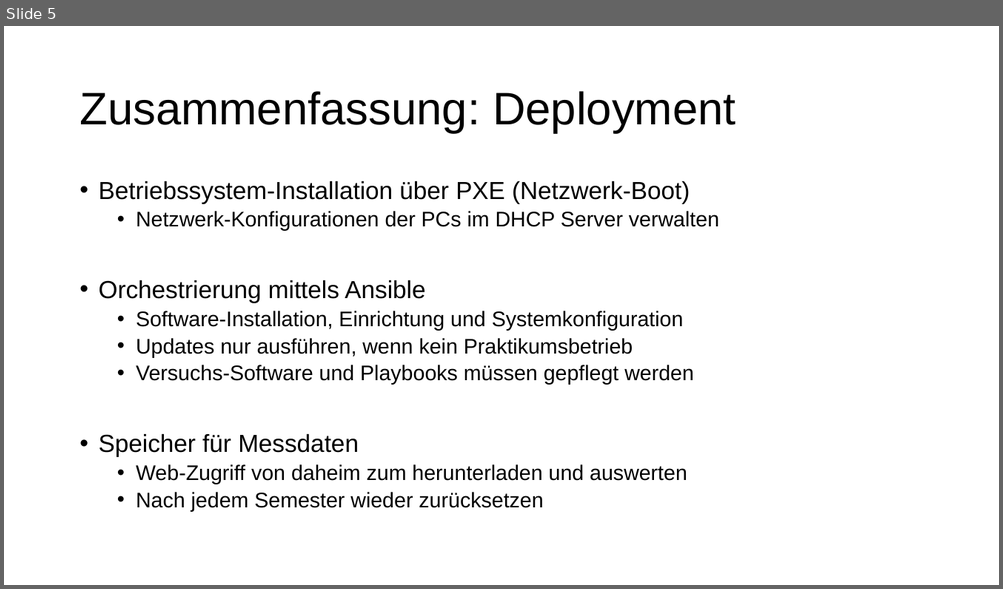
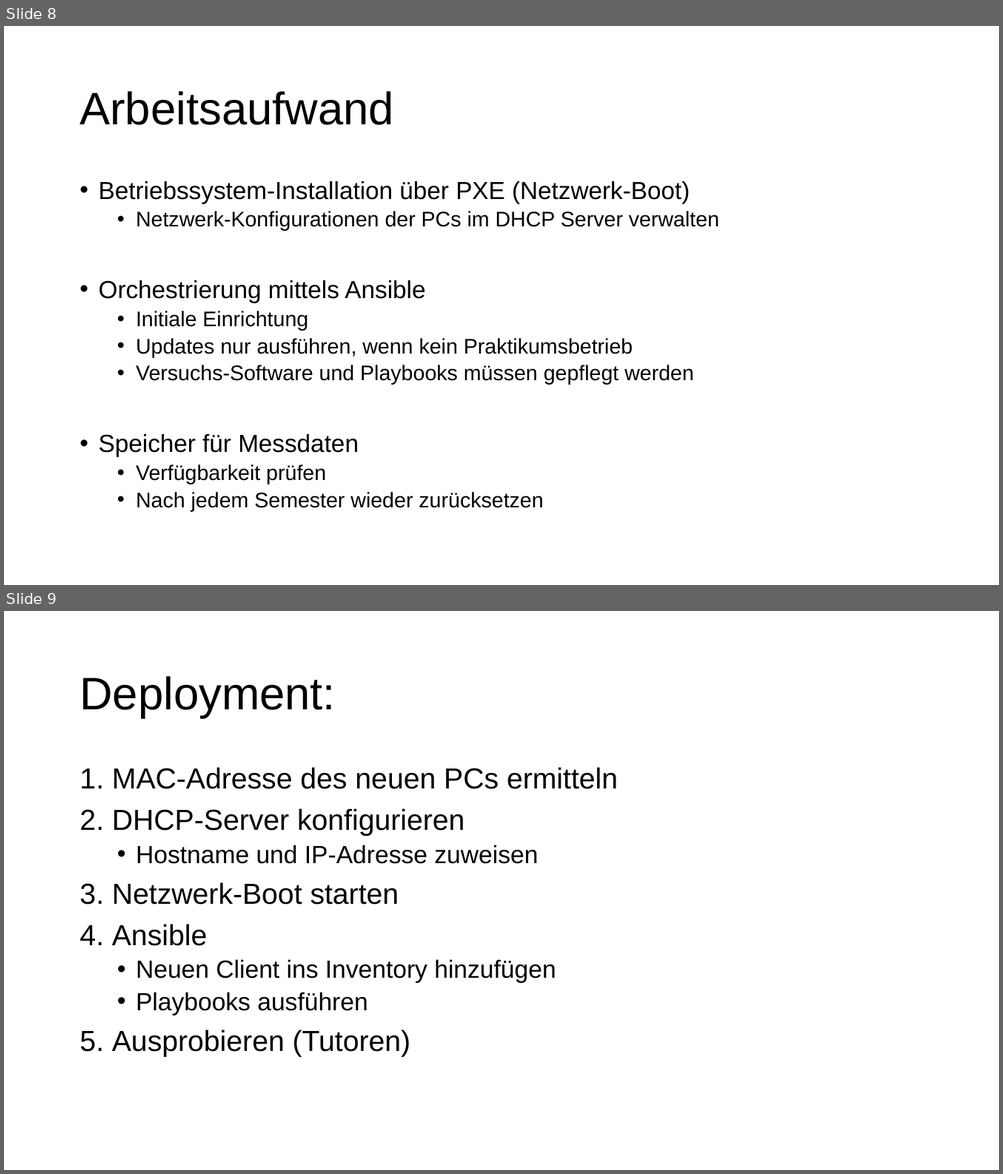
Before and after one commit to MitchiLaser/Pantheon, a slide deck: Roadmap/slides.pptx. Shown one above the other, each under a label of ours: slide 5 before the commit, slides 8 and 9 after it. The pictures are 1003x589 and 1003x1174 pixels, drawn with LibreOffice and Linux fonts; fonts in the diff are those of the drawing. Boxes give left, top, right and bottom in pixels: in the first picture for what was removed or moved away, otherwise in the second. Text is boxed around its words. In the diff, an @@ line names an element or a change of style, - is before the commit and + after.

```diff
--- a/Roadmap/slides.pptx
+++ b/Roadmap/slides.pptx
@@ slide 9 added at (4, 611, 999, 1170), background #FFFFFF @@
@@ title added at (79, 676, 336, 718), 44 pt, text #000000 @@
+Deployment:
@@ text added at (112, 767, 617, 1057), 28 pt, text #000000 @@
+1. MAC-Adresse des neuen PCs ermitteln
+2. DHCP-Server konfigurieren
+  • Hostname und IP-Adresse zuweisen
+3. Netzwerk-Boot starten
+4. Ansible
+  • Neuen Client ins Inventory hinzufügen
+  • Playbooks ausführen
+5. Ausprobieren (Tutoren)
@@ what was slide 5 is now slide 8 @@
@@ slide 8 changed as well @@
@@ title at (79, 91, 393, 125): text changed @@
-Zusammenfassung: Deployment
+Arbeitsaufwand
@@ text at (136, 311, 308, 330): text changed @@
-  • Software-Installation, Einrichtung und Systemkonfiguration
+  • Initiale Einrichtung
@@ text at (136, 465, 326, 485): text changed @@
-  • Web-Zugriff von daheim zum herunterladen und auswerten
+  • Verfügbarkeit prüfen
```
Also in this commit, not shown: 4 other slides changed, 4 other slides added, 1 other file.
